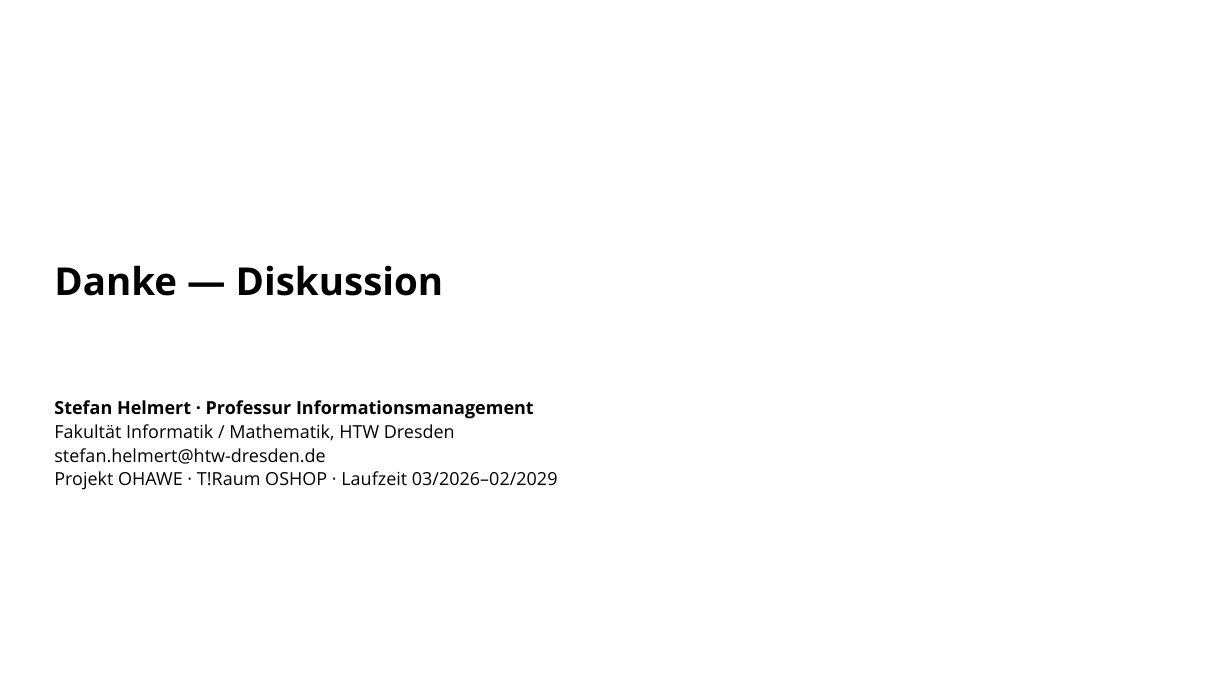
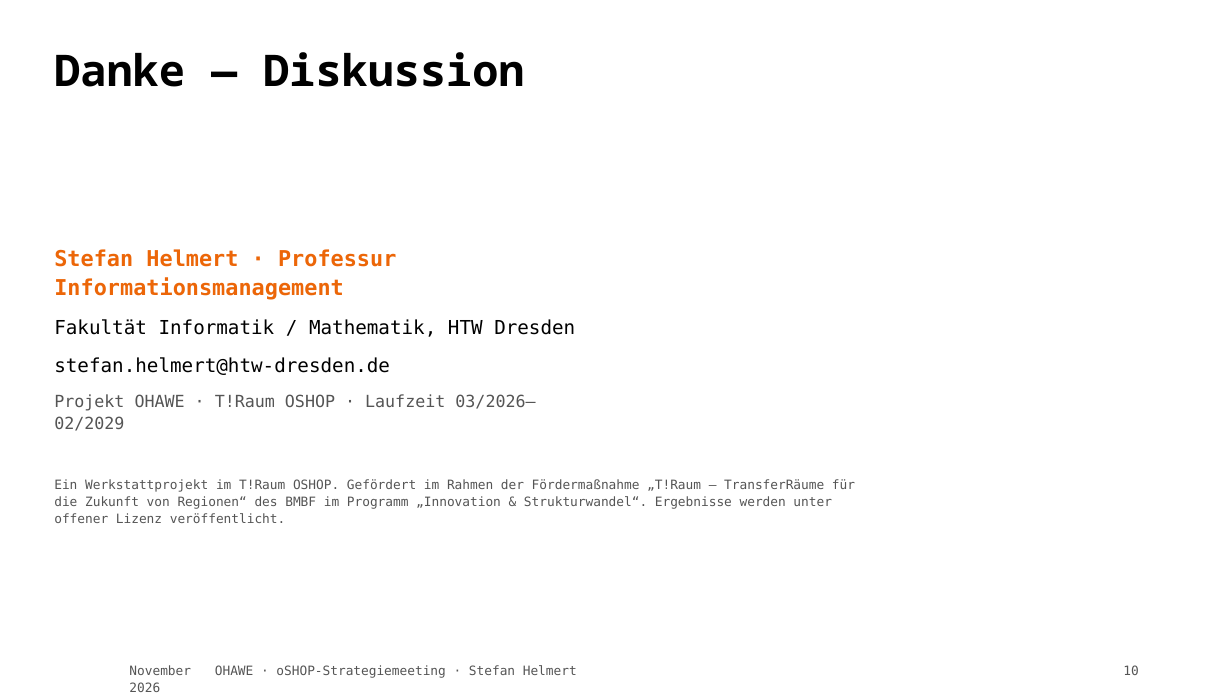
Before and after one commit to TheTesla/slides-oshop-strategieemeeting-ohawe, a slide deck: slide 10 of ohawe-strategie.pptx. Drawn at 1232x693 pixels with LibreOffice and Linux fonts; fonts in the diff are those of the drawing; background and template pictures are left out. Boxes give left, top, right and bottom in pixels: in the first picture for what was removed or moved away, otherwise in the second. Text is boxed around its words. In the diff, an @@ line names an element or a change of style, - is before the commit and + after.

Commit message:
Fußzeile sitzt in beiden Fassungen gleich tief; PPTX wieder gestaltet statt reiner Listen
- Reveal-Druck: Folie als feste Seite, Fußzeile absolut 34px über der Unterkante,
  Inhaltsabstand 104px. Vorher wanderte die Fußzeile mit der Textmenge.
- Titelfolie: Metazeile auf dieselbe Höhe gesetzt, damit der Abstand überall stimmt.
- PPTX neu aufgebaut: Karten, Kennzahlen, Zitatbalken und Bildreihen wie in der
  HTML-Fassung, Typografie/Farben aus dem Master (LM Mono, LM Mono Caps, Orange).
- LM Mono installiert und in die PPTX eingebettet; Aufzählungsstriche aus dem
  Master-Textstil, Titel/Fußzeilen ohne Strich.
- Fußzeile in der PPTX auf den Master-Koordinaten, rechts vom Logo.

```diff
--- a/ohawe-strategie.pptx
+++ b/ohawe-strategie.pptx
@@ text "Danke — Diskussion": place and size @@
-text "Danke — Diskussion" at [54,265,444,296]
+text "Danke — Diskussion" at [54,52,524,87]
@@ text "Danke — Diskussion" at [54,52,524,87]: size 30 to 34 pt, font Open Sans to Noto Sans Mono; line spacing 1 to 1.1; more space between paragraphs @@
@@ text "Stefan Helmert · Professur Informationsmanagement": place and size @@
-text "Stefan Helmert · Professur Informationsmanagement" at [54,400,558,490]
+text "Stefan Helmert · Professur Informationsmanagement" at [54,249,575,431]
@@ text "Stefan Helmert · Professur Informationsmanagement" at [54,249,575,431]: size 14 to 17 pt, text colour #000000 to #EC6608 in "Stefan Helmert · Professur Informationsmanagement"; font Open Sans to DejaVu Sans Mono; size 14 to 15 pt in "Fakultät Informatik / Mathematik, HTW Dresden", "stefan.helmert@htw-dresden.de"; size 14 to 13 pt, text colour #000000 to #555555 in "Projekt OHAWE · T!Raum OSHOP · Laufzeit ..."; more space between paragraphs @@
@@ text added at [54,479,855,523], 10 pt, text #555555 @@
+Ein Werkstattprojekt im T!Raum OSHOP. Gefördert im Rahmen der Fördermaßnahme „T!Raum — TransferRäume für die Zukunft von Regionen“ des BMBF im Programm „Innovation & Strukturwandel“. Ergebnisse werden unter offener Lizenz veröffentlicht.
@@ text added at [129,665,191,692], 10 pt, text #555555 @@
+November 2026
@@ text added at [215,665,577,678], 10 pt, text #555555 @@
+OHAWE · oSHOP-Strategiemeeting · Stefan Helmert
@@ text added at [1123,665,1138,675], 10 pt, text #555555 @@
+10
```
Also in this commit, not shown: 10 other slides changed, 4 other files.
